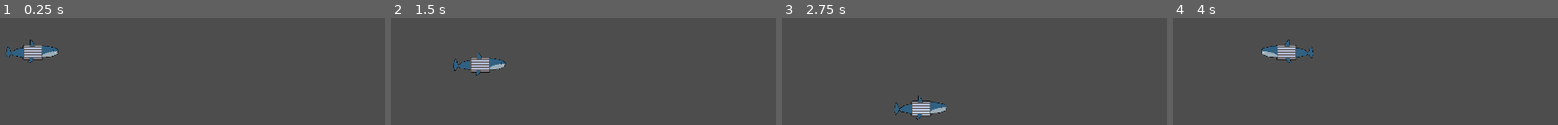
Above: before the commit, frames 1-4 (left to right).
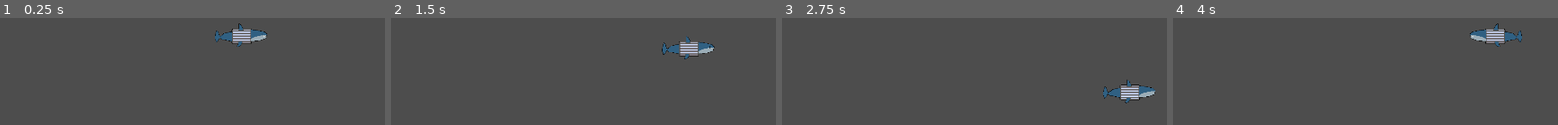
Above: after the commit, the same moments.

Repository: SonuTheNecro/Trashfish
Game: Godot game, scene res://scenes/world/world.tscn
Same seed, same stepped clock (60 frames per second), same inputs: the game is played once before the commit and once after it.
Inputs:
- Up to frame 1 (0.25 s): no input
- Up to frame 2 (1.5 s): tap Enter at 0.5 s; hold D (move_right) 0.53-1.28 s; hold S (move_down) from 1.28 s (still down)
- Up to frame 3 (2.75 s): release S (move_down) at 2.03 s; hold D (move_right) from 2.03 s (still down)
- Up to frame 4 (4 s): release D (move_right) at 2.78 s; hold W (move_up) 2.78-3.53 s; hold A (move_left) from 3.53 s (still down)

The runs differ from the first frame. In frame 1, 2.6% of the frame differs, in the area x 1-70%, y 5-43%; in frame 2, 2.6%; in frame 3, 2.5%; in frame 4, 2.6%.

Commit message:
test: level border

Diff:
--- a/scenes/world/world.tscn
+++ b/scenes/world/world.tscn
@@ -1,10 +1,15 @@
-[gd_scene load_steps=2 format=3 uid="uid://dj4vdaxwdewiu"]
+[gd_scene load_steps=3 format=3 uid="uid://dj4vdaxwdewiu"]
 
+[ext_resource type="Script" path="res://scripts/world/collision_polygon_2d.gd" id="1_4hx4q"]
 [ext_resource type="PackedScene" uid="uid://ia6ngi8g5tqx" path="res://scenes/player/player.tscn" id="1_vr02h"]
 
 [node name="world" type="Node2D"]
 
-[node name="Area2D" type="Area2D" parent="."]
+[node name="collision" type="StaticBody2D" parent="."]
+
+[node name="CollisionPolygon2D" type="CollisionPolygon2D" parent="collision"]
+polygon = PackedVector2Array(388, 0, 390, 1084, 1923, 1075, 1921, 0, 1977, 3, 1965, 1082, 1918, 1161, -8, 1084, -3, -88, 390, -97, 1960, 5)
+script = ExtResource("1_4hx4q")
 
 [node name="player" parent="." instance=ExtResource("1_vr02h")]
-position = Vector2(356, 362)
+position = Vector2(913, 319)
